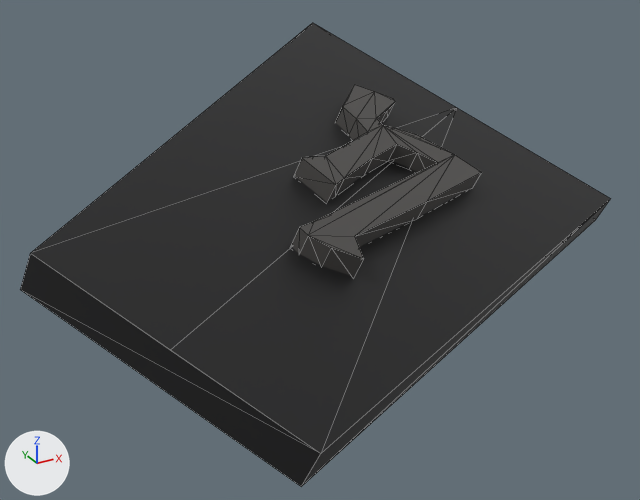
A saved change to the OBJ model src/main/resources/assets/stargate/models/DHD/039.obj.
One viewpoint serves both versions: a 50 mm lens placed at (0.0885, 0.0158, 1.0266), pointed at (0.1596, 0.145, 0.962). Every picture has the same lights, and +X, +Y and +Z are marked at lower left. The picture after the commit comes second. Mesh edges are drawn as thin lines. Where no turn or scale is listed for an object, it has been applied to the vertices.

Objects in the first picture: '039'.
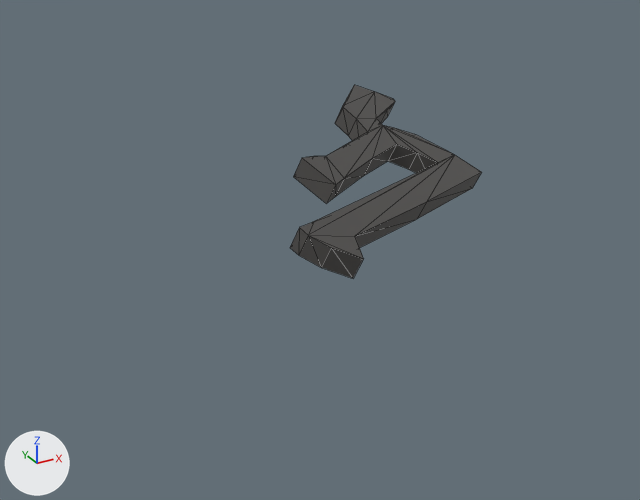
Where the change shows, as pixel boxes [x1, y1, x2, y2] in the pictures (640 x 500 px):
'039', reshaped (67% narrower, 58% shorter)
    before: [20, 23, 611, 487]
    after: [290, 85, 482, 278]
part 1 of me_039, deleted
    before: [20, 23, 611, 487]

Patch to the scene script:
```diff
--- a/src/main/resources/assets/stargate/models/DHD/039.obj.py
+++ b/src/main/resources/assets/stargate/models/DHD/039.obj.py
@@ me_039 @@
 # used by ob_039; location = (0.0, 0.0, 0.0)
-me_039.from_pydata(...)  # 76 vertices, 111 faces; spans x 0.1037..0.2318, y 0.0881..0.2039, z 0.9536..0.992
+me_039.from_pydata(...)  # 66 vertices, 97 faces; spans x 0.1424..0.1931, y 0.1158..0.1687, z 0.9688..0.9854
+# me_039 part 1: the loose piece of 10 vertices spanning x 0.1037..0.2318, y 0.0881..0.2039, z 0.9536..0.992 is deleted
 me_039.materials.append(mat_glyph)
```
